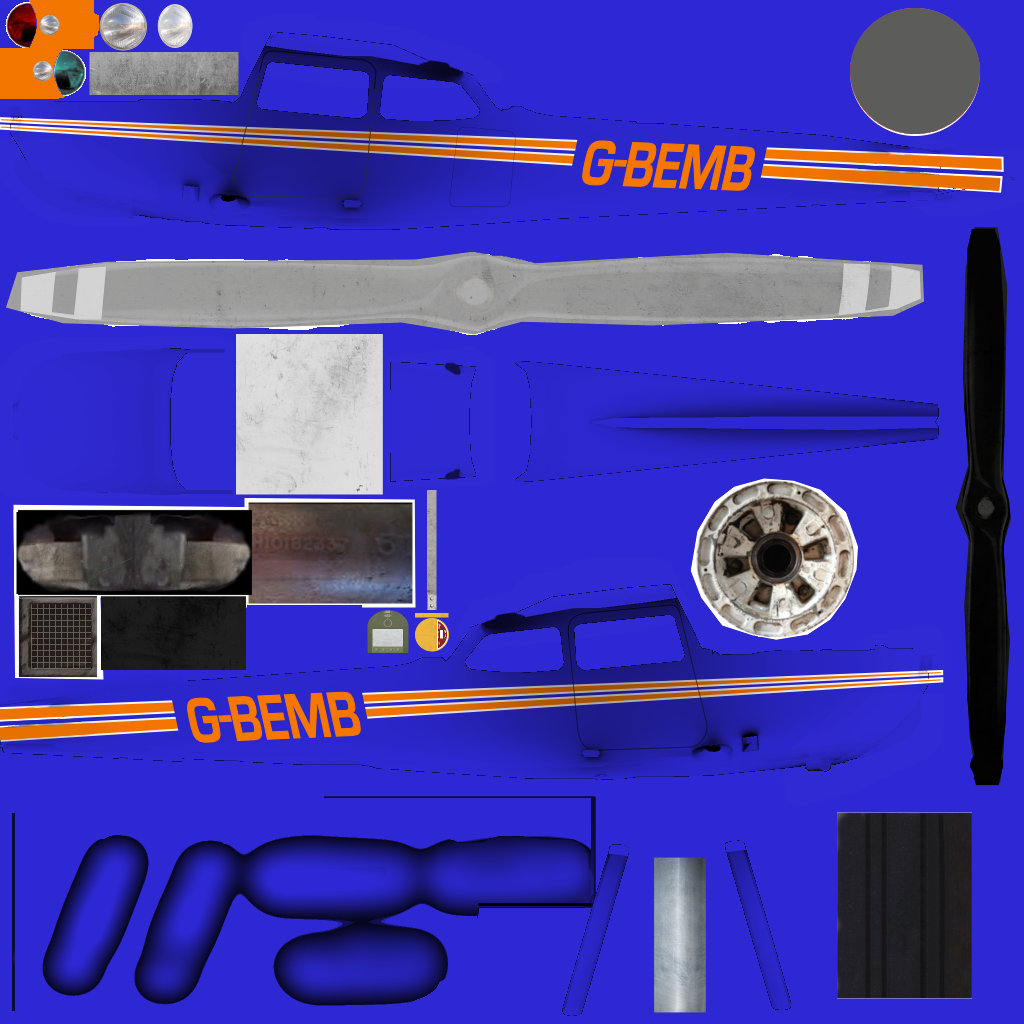
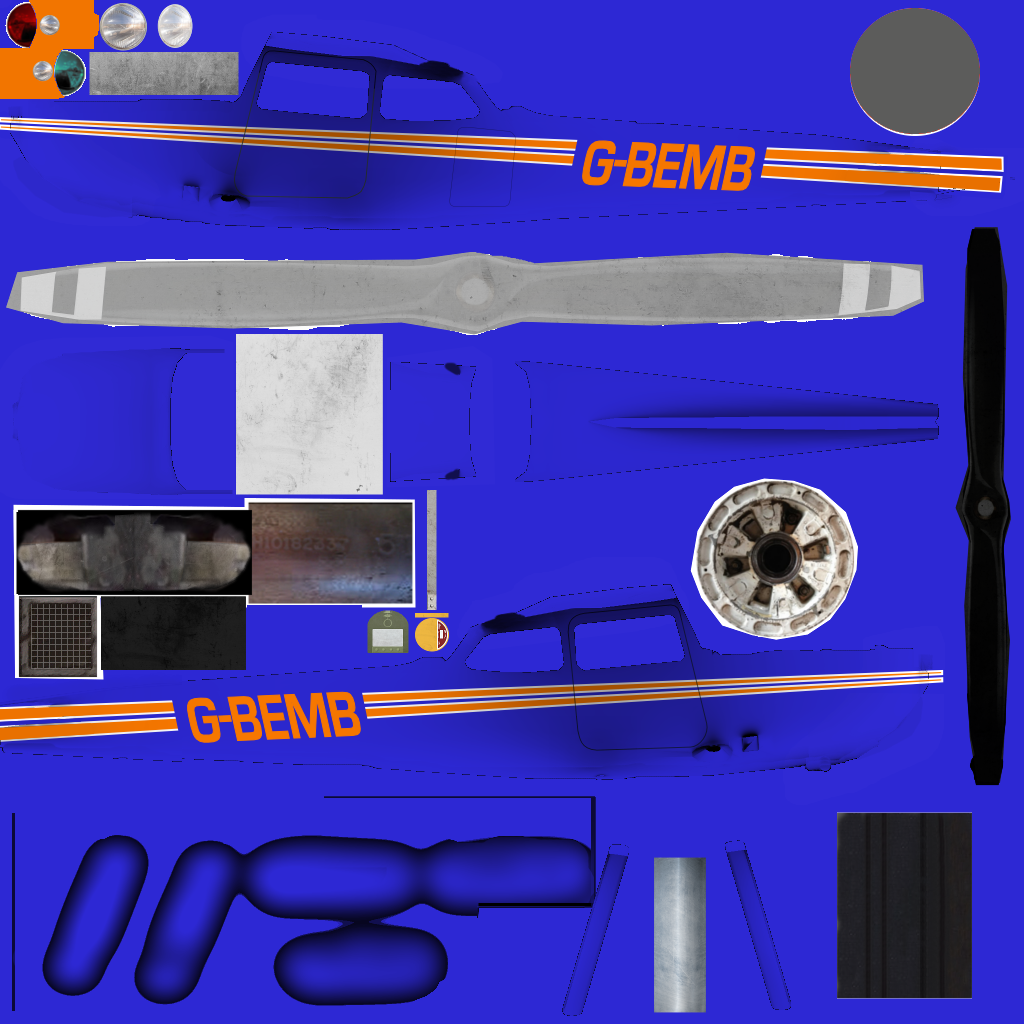
Revision of a layered 1024 x 1024 image; what changed, layer by layer:
added layer "Clipboard #8" above "Clipboard #7" over (x1=308, y1=168, x2=637, y2=780)
